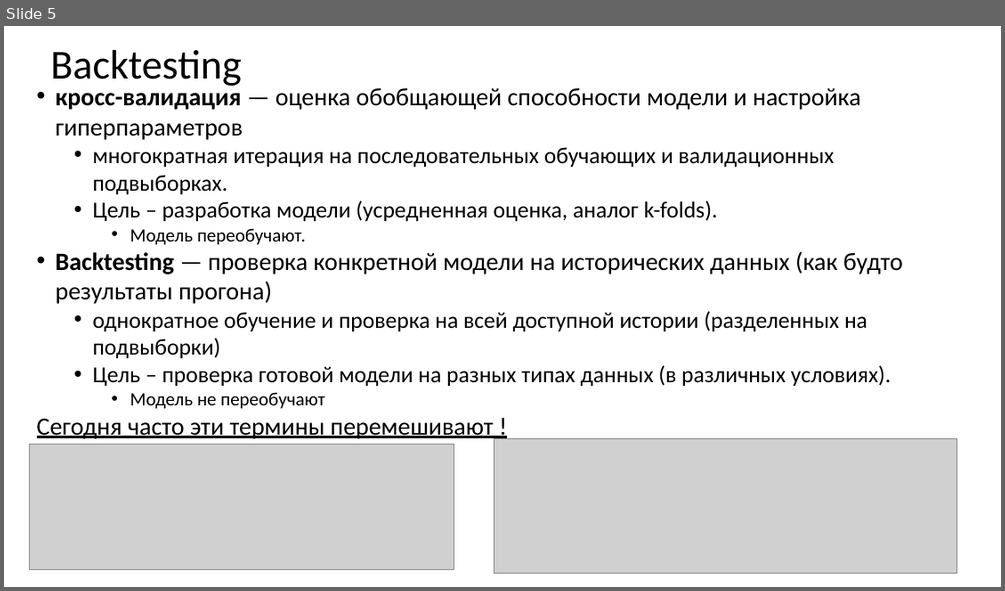
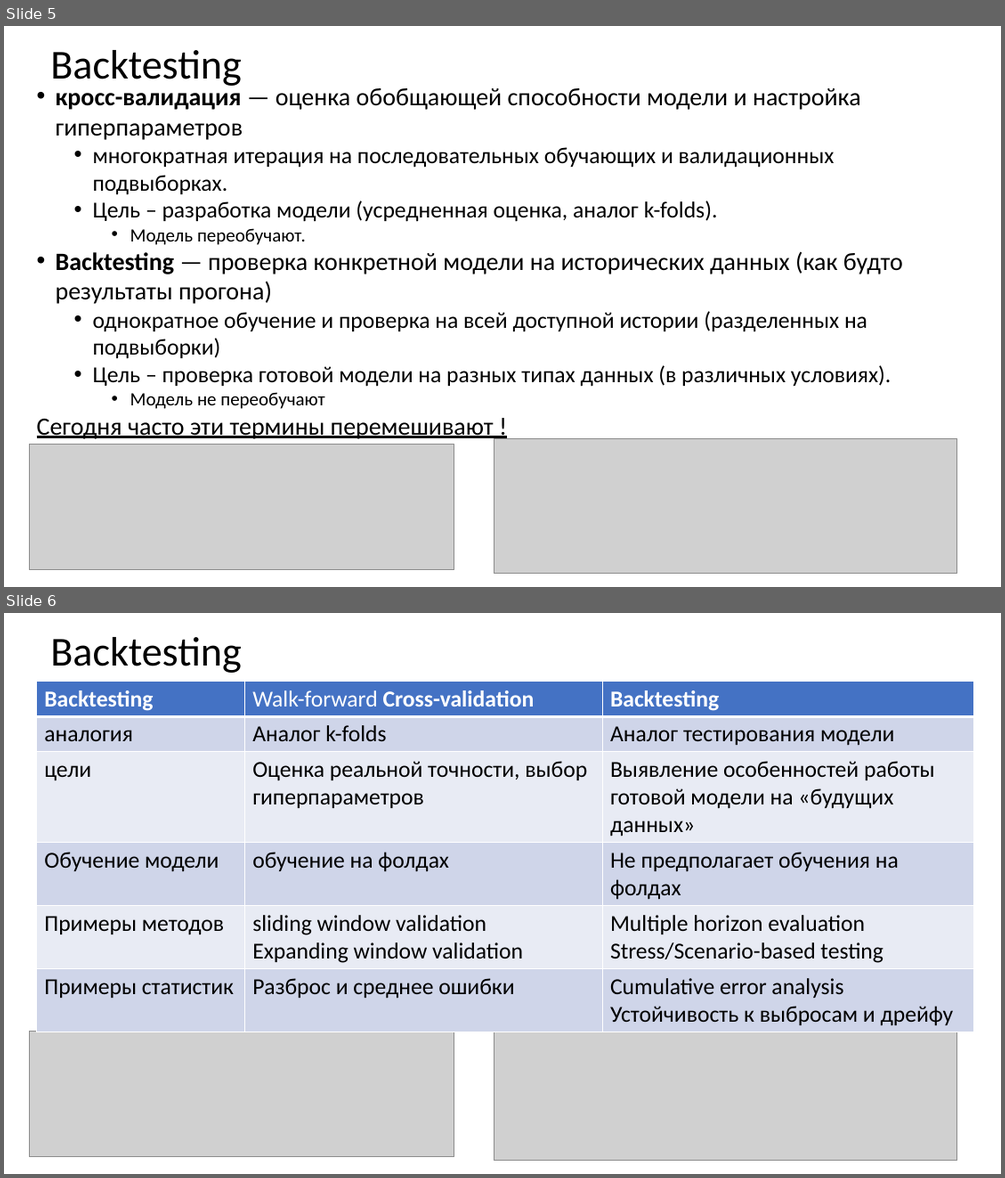
Before and after one commit to MVRonkin/TimeSeriesCourse, a slide deck: 2025/04-2 Оценка качества предсказаний ВР.pptx. Shown one above the other, each under a label of ours: slide 5 before the commit, slides 5 and 6 after it. The pictures are 1005x591 and 1005x1178 pixels, drawn with LibreOffice and Linux fonts; fonts in the diff are those of the drawing; grey boxes stand for pictures. Boxes give left, top, right and bottom in pixels: in the first picture for what was removed or moved away, otherwise in the second. Text is boxed around its words. In the diff, an @@ line names an element or a change of style, - is before the commit and + after.

```diff
--- a/2025/04-2 Оценка качества предсказаний ВР.pptx
+++ b/2025/04-2 Оценка качества предсказаний ВР.pptx
@@ slide 6 added at (x1=4, y1=613, x2=1001, y2=1174), background #FFFFFF @@
@@ title added at (x1=50, y1=637, x2=242, y2=673), 39.6 pt, text #000000 @@
+Backtesting
@@ table added at (x1=37, y1=681, x2=974, y2=1030), 6 rows, 3 columns @@
+Backtesting | Walk-forward Cross-validation | Backtesting
+аналогия | Аналог k-folds | Аналог тестирования модели
+цели | Оценка реальной точности, выбор гиперпараметров | Выявление особенностей работы готовой модели на «будущих данных»
+Обучение модели | обучение на фолдах | Не предполагает обучения на фолдах
+Примеры методов | sliding window validation / Expanding window validation | Multiple horizon evaluation / Stress/Scenario-based testing
+Примеры статистик | Разброс и среднее ошибки | Cumulative error analysis / Устойчивость к выбросам и дрейфу
@@ picture added at (x1=30, y1=1031, x2=454, y2=1158) @@
@@ picture added at (x1=494, y1=1026, x2=957, y2=1160) @@
```
Also in this commit, not shown: 5 slides changed, 3 other slides added.
